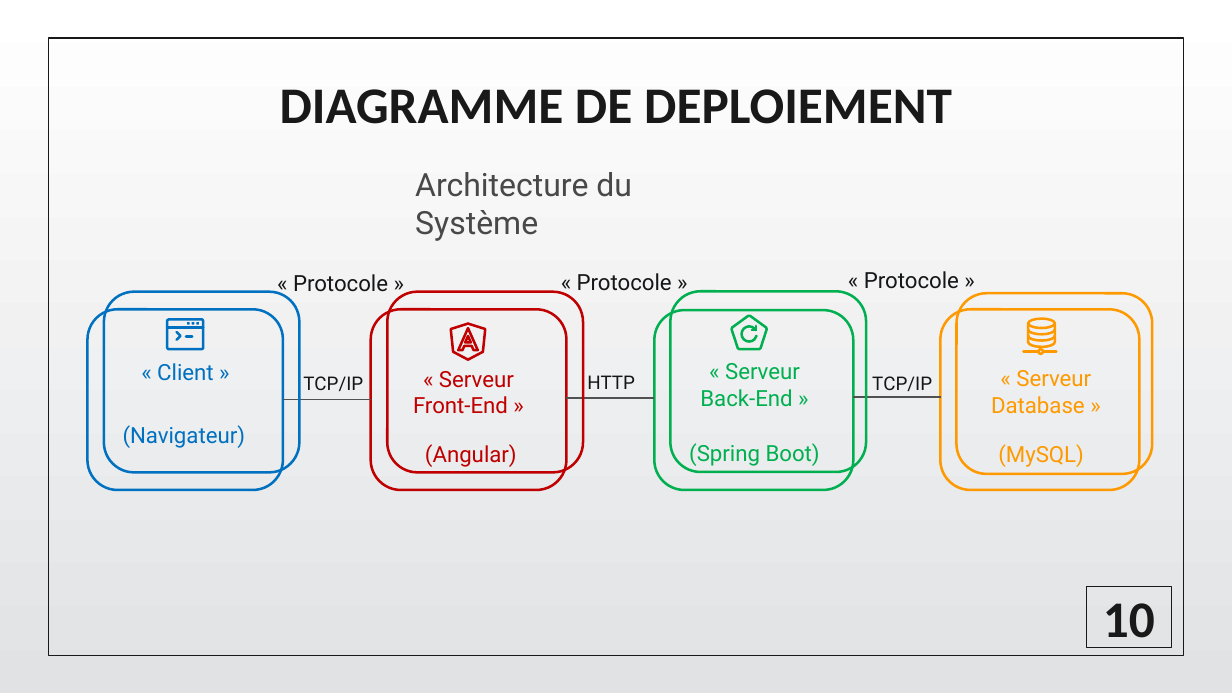
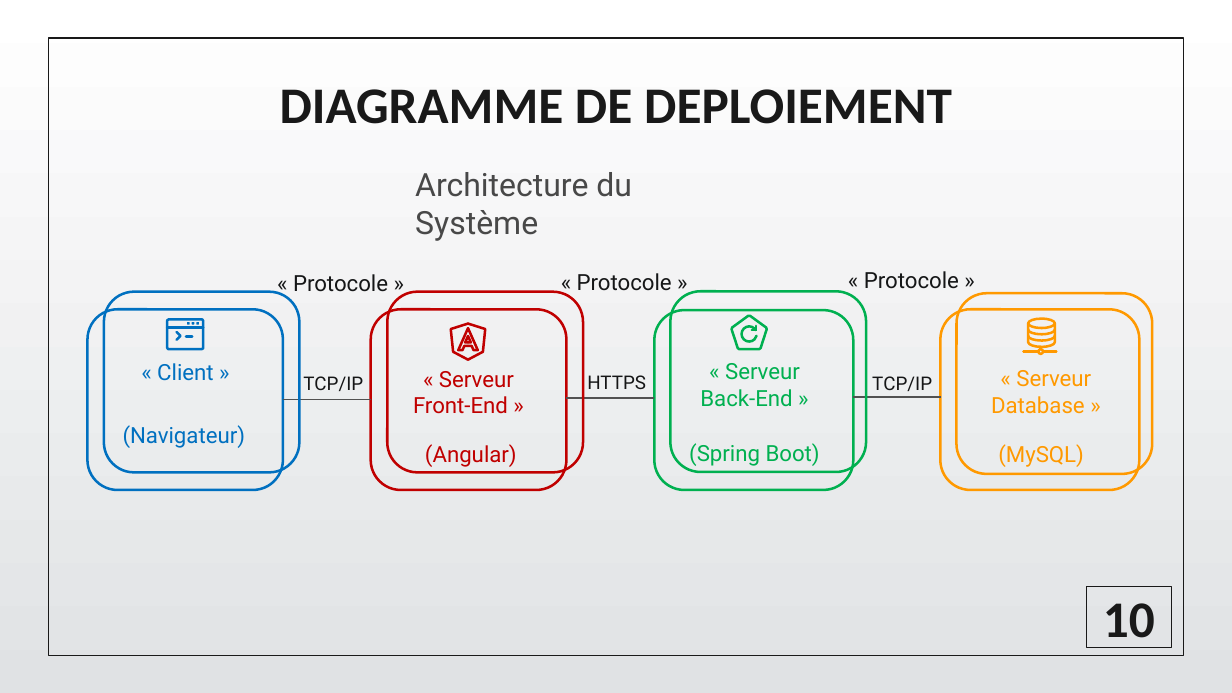
Before and after one commit to CodeWizard-404/Circuit_De_Stage, a slide deck: slide 17 of Doc/Pres/Pres.pptx. Drawn at 1232x693 pixels with LibreOffice and Linux fonts; fonts in the diff are those of the drawing; background and template pictures are left out. Boxes give left, top, right and bottom in pixels: in the first picture for what was removed or moved away, otherwise in the second. Text is boxed around its words. In the diff, an @@ line names an element or a change of style, - is before the commit and + after.

```diff
--- a/Doc/Pres/Pres.pptx
+++ b/Doc/Pres/Pres.pptx
@@ text at bbox=[587, 375, 646, 389]: text changed @@
-HTTP
+HTTPS
```
Also in this commit, not shown: 11 other slides changed, 1 slide added.
